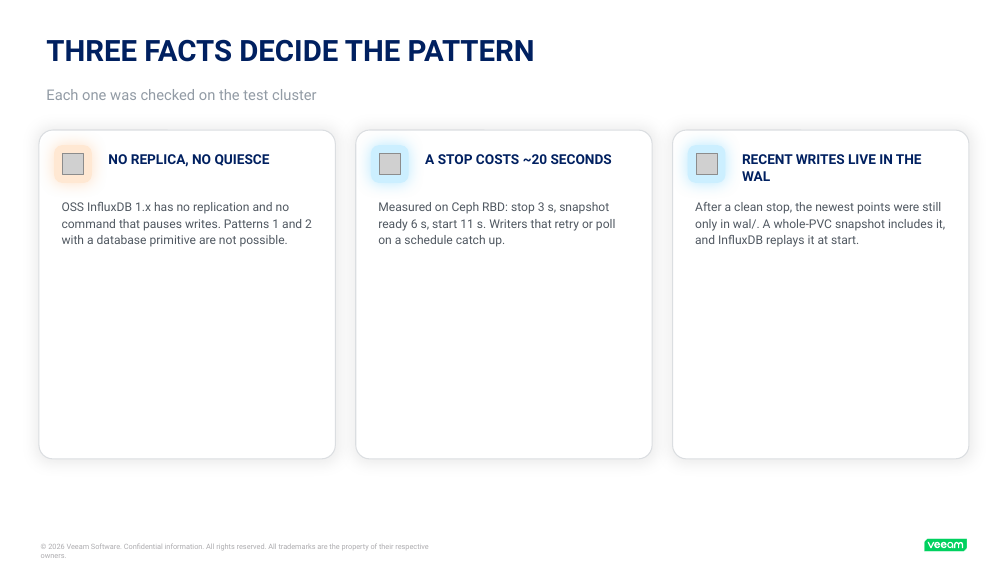
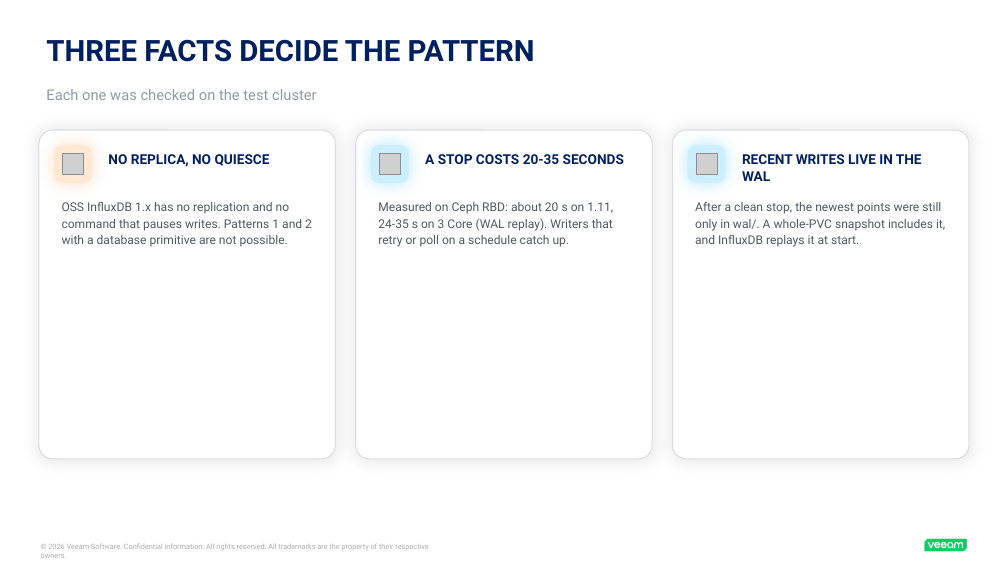
Before and after one commit to MichaelCade/blueprint-ai, a slide deck: slide 4 of influxdb-simple-example/influxdb-simple.pptx. Drawn at 1008x567 pixels with LibreOffice and Linux fonts; fonts in the diff are those of the drawing; grey boxes stand for pictures. Boxes give left, top, right and bottom in pixels: in the first picture for what was removed or moved away, otherwise in the second. Text is boxed around its words. In the diff, an @@ line names an element or a change of style, - is before the commit and + after.

```diff
--- a/influxdb-simple-example/influxdb-simple.pptx
+++ b/influxdb-simple-example/influxdb-simple.pptx
@@ text at box(425, 154, 624, 164): text changed @@
-A STOP COSTS ~20 SECONDS
+A STOP COSTS 20-35 SECONDS
@@ text at box(378, 202, 613, 247): text changed @@
-Measured on Ceph RBD: stop 3 s, snapshot ready 6 s, start 11 s. Writers that retry or poll on a schedule catch up.
+Measured on Ceph RBD: about 20 s on 1.11, 24-35 s on 3 Core (WAL replay). Writers that retry or poll on a schedule catch up.
```
Also in this commit, not shown: 4 other slides changed, 1 slide added, 16 other files.
